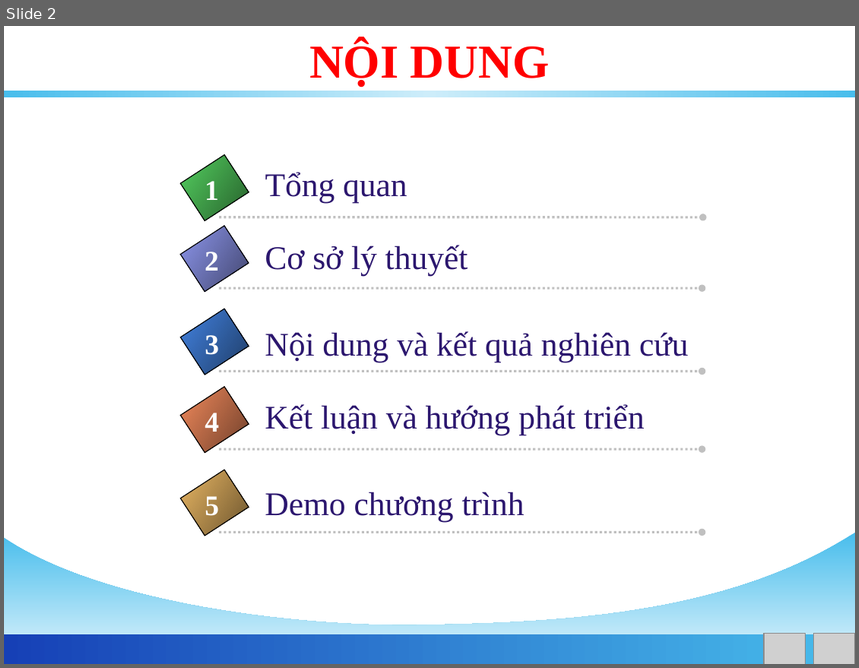
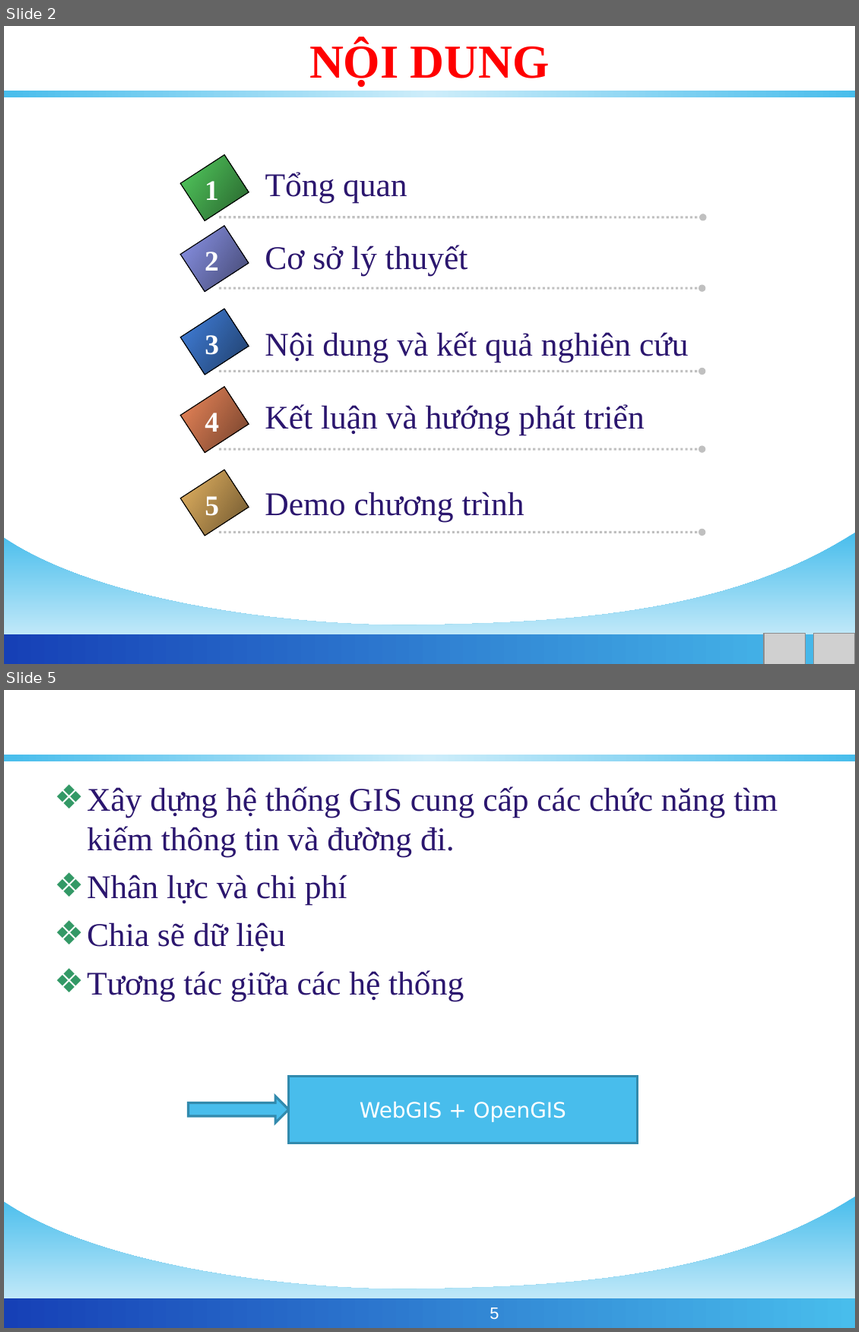
Before and after one commit to phamngsinh/cantho-webgis, a slide deck: Document/Bao Cao/BaoCaoLuanVan.ppt. Shown one above the other, each under a label of ours: slide 2 before the commit, slides 2 and 5 after it; the slides between them are not shown. The pictures are 859x668 and 859x1332 pixels, drawn with LibreOffice and Linux fonts; fonts in the diff are those of the drawing; grey boxes stand for pictures; background and template pictures are left out. Boxes give left, top, right and bottom in pixels: in the first picture for what was removed or moved away, otherwise in the second. Text is boxed around its words. In the diff, an @@ line names an element or a change of style, - is before the commit and + after.

```diff
--- a/Document/Bao Cao/BaoCaoLuanVan.ppt
+++ b/Document/Bao Cao/BaoCaoLuanVan.ppt
@@ slide 5 added at <box>4,690,855,1328</box>, background #FFFFFF; not listed: 3 template elements that a slide beside it also shows @@
@@ title added at <box>47,704,813,756</box>, 32 pt, text #FFFFFF, bold @@
+ĐẶT VẤN ĐỀ
@@ text added at <box>87,787,778,1001</box>, 28 pt, text #2B166E @@
+❖ Xây dựng hệ thống GIS cung cấp các chức năng tìm kiếm thông tin và đường đi.
+❖ Nhân lực và chi phí
+❖ Chia sẽ dữ liệu
+❖ Tương tác giữa các hệ thống
@@ rectangle added at <box>289,1076,638,1144</box>, fill #48BDEC, outline #328AAD 2.01 pt, 18 pt, text #FFFFFF @@
+WebGIS + OpenGIS
@@ right arrow added at <box>188,1096,288,1122</box>, fill #48BDEC, outline #328AAD 2.01 pt @@
@@ page number added at <box>490,1308,499,1319</box>, 14 pt, text #FFFFFF @@
+5
```
Also in this commit, not shown: 7 slides changed, 6 other slides added.
